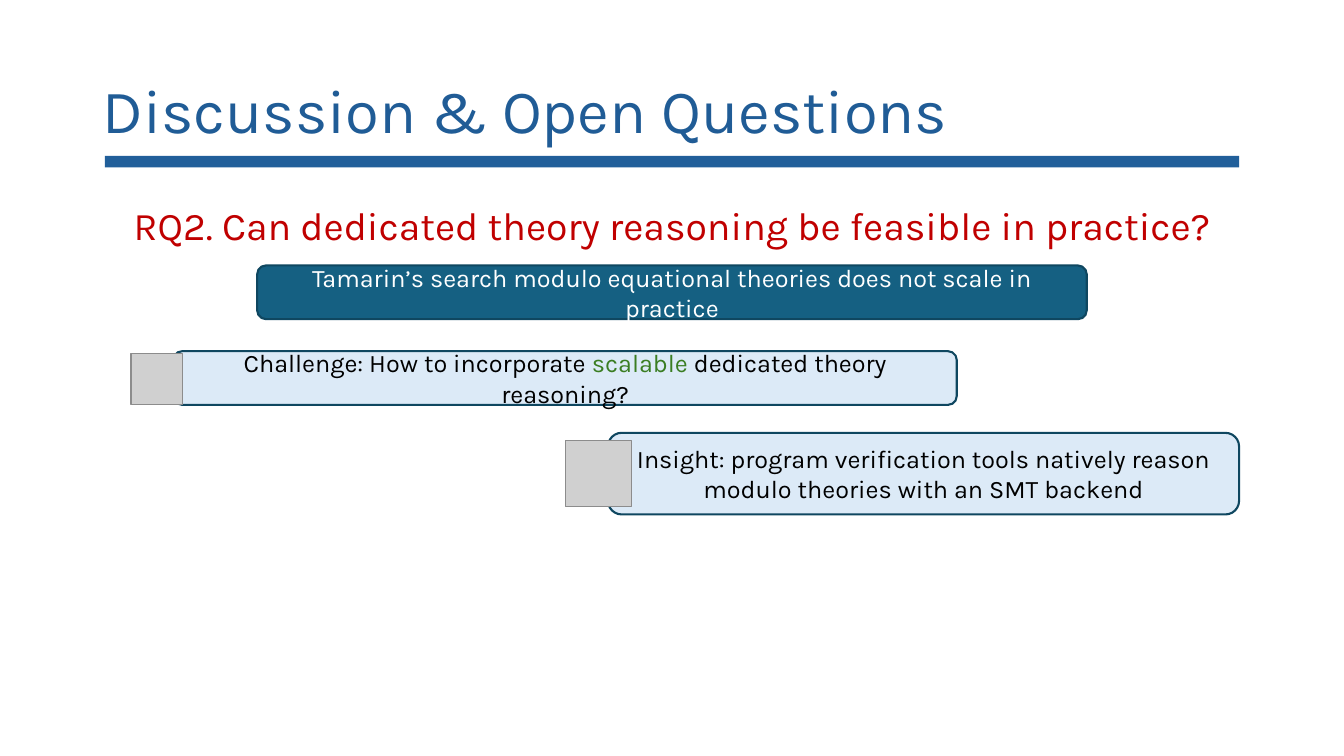
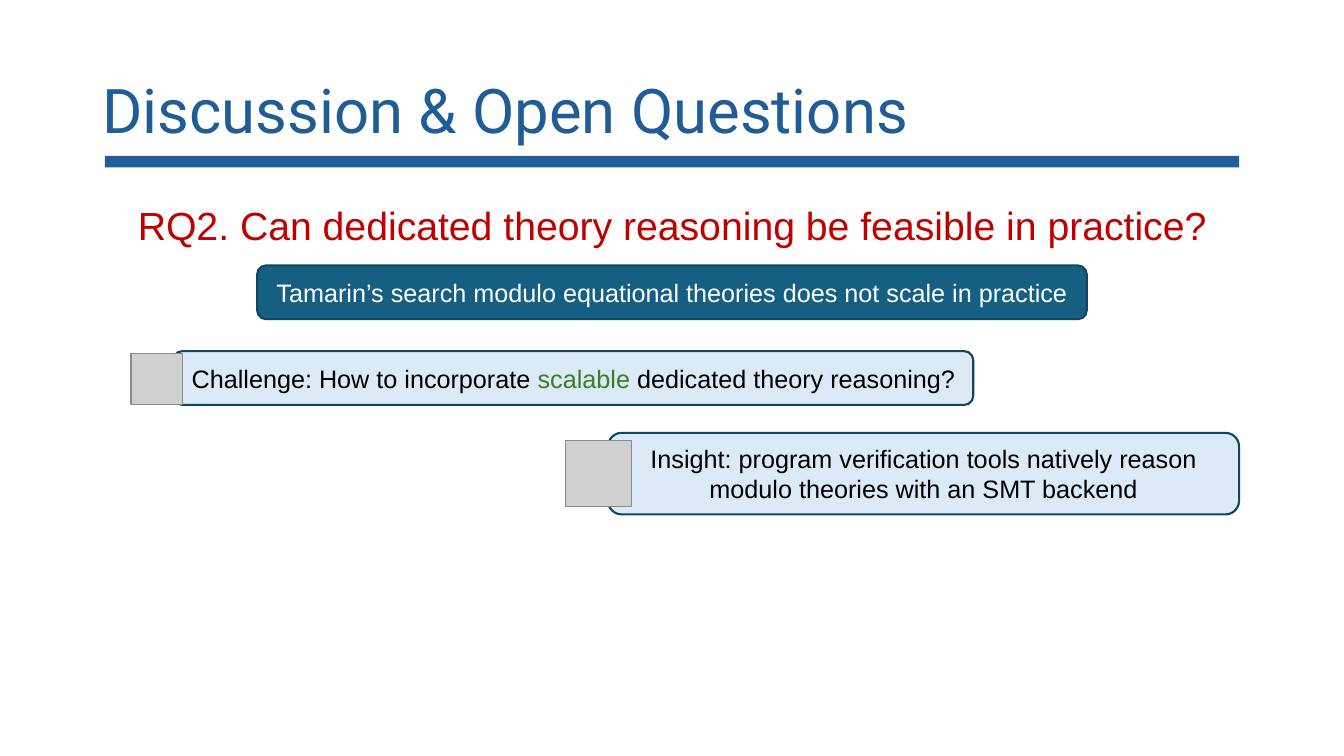
Before and after one commit to lorchrob/comp_slides, a slide deck: slide 101 of comp.pptx. Drawn at 1344x756 pixels with LibreOffice and Linux fonts; fonts in the diff are those of the drawing; grey boxes stand for pictures. Boxes give left, top, right and bottom in pixels: in the first picture for what was removed or moved away, otherwise in the second. Text is boxed around its words. In the diff, an @@ line names an element or a change of style, - is before the commit and + after.

```diff
--- a/comp.pptx
+++ b/comp.pptx
@@ title "Discussion & Open Questions" at box(102, 88, 908, 146): font Karla to Roboto @@
@@ font Karla to Arial in 4 elements at box(138, 211, 1207, 248), box(257, 265, 1087, 319), box(608, 433, 1239, 514), box(173, 351, 973, 404) @@
@@ rounded rectangle "Challenge: How to incorporate scalable ...": place and size @@
-rounded rectangle "Challenge: How to incorporate scalable ..." at box(173, 351, 957, 404)
+rounded rectangle "Challenge: How to incorporate scalable ..." at box(173, 351, 973, 404)
```
Also in this commit, not shown: 94 other slides changed.
